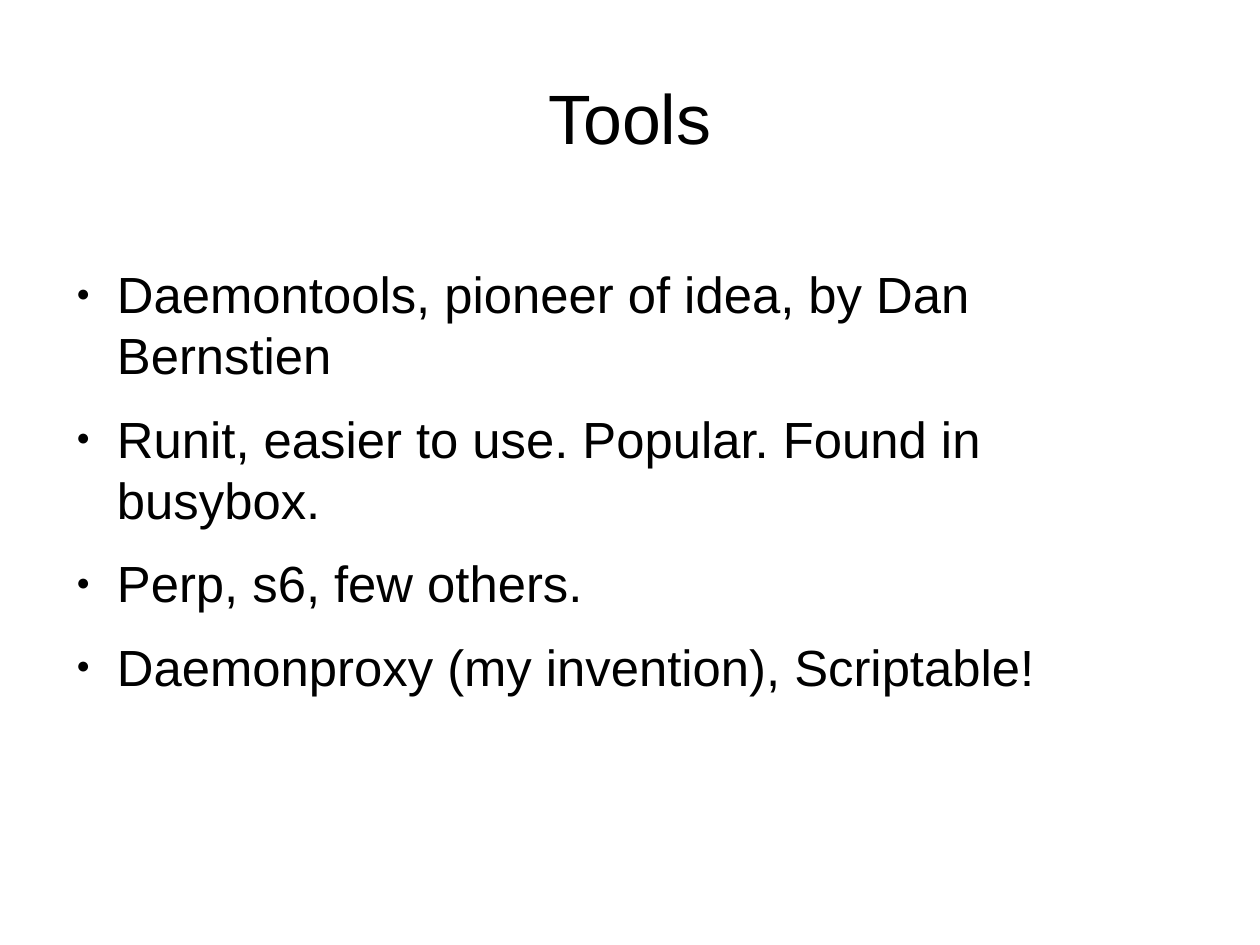
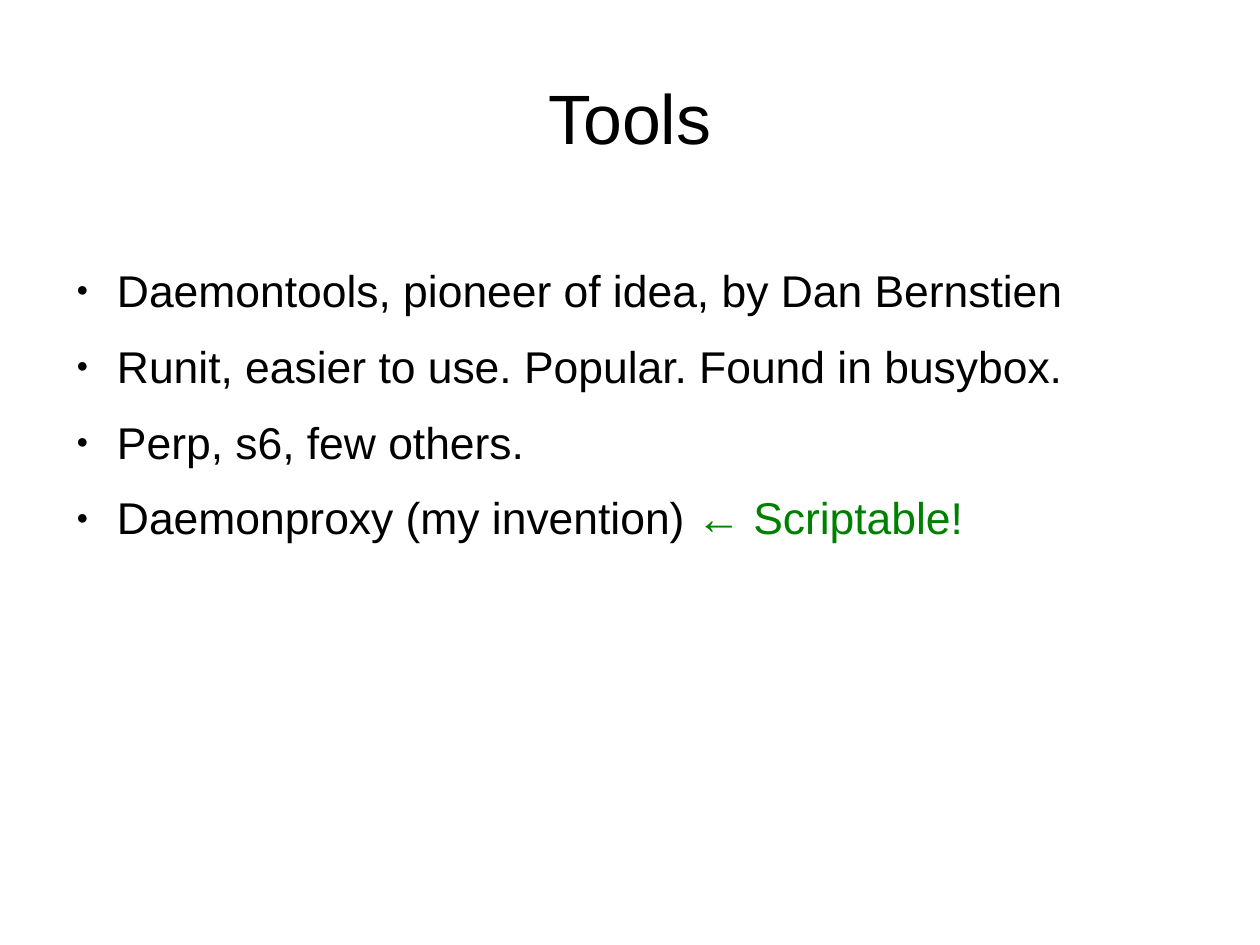
Before and after one commit to nrdvana/yapc-supervision-talk, a slide deck: slide 53 of slides.odp (slide 54 before the commit). Drawn at 1260x945 pixels with LibreOffice and Linux fonts; fonts in the diff are those of the drawing. Boxes give left, top, right and bottom in pixels: in the first picture for what was removed or moved away, otherwise in the second. Text is boxed around its words. In the diff, an @@ line names an element or a change of style, - is before the commit and + after.

Commit message:
Tweaks to slides and script, and added slide-switch points

```diff
--- a/slides.odp
+++ b/slides.odp
@@ text at [117,274,1063,468]: size 32 to 28 pt in "Daemontools, pioneer of idea, by Dan Bernstien", "Runit, easier to use. Popular. Found in ...", "Perp, s6, few others." @@
@@ text at [117,501,963,544]: text changed; size 32 to 28 pt @@
-● Daemonproxy (my invention), Scriptable!
+● Daemonproxy (my invention) ← Scriptable!
```
Also in this commit, not shown: 20 other slides changed, 1 slide removed, 1 other file.
